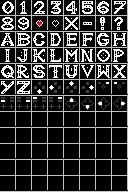
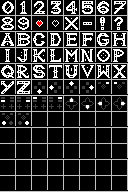
Revision of a layered (128, 192) image; what changed, layer by layer:
painted on "Paint Layer" over [left=2, top=113, right=29, bottom=125]
